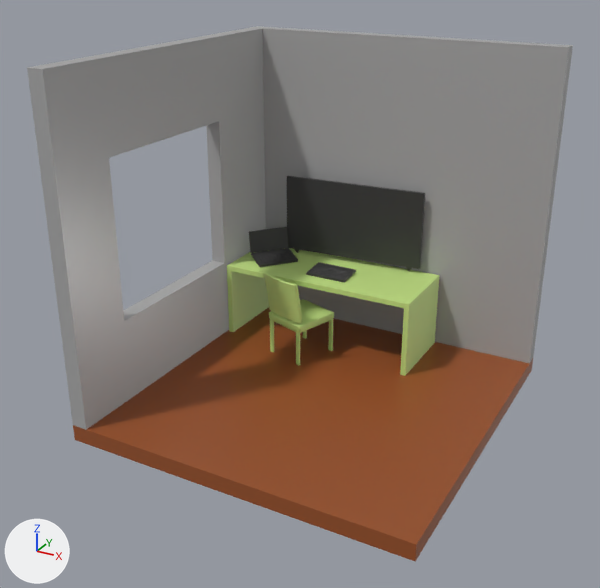
Renders of the glTF model public/room01x2.glb from each side of a commit.
Rendered twice from a camera (50 mm lens) standing at (3.01, -5.91, 3.91) and looking at (-0.16, -0.16, 1.03). The lights are fixed; the arrows at lower left show +X, +Y and +Z. Where no turn or scale is listed for an object, it has been applied to the vertices. Vertices at the same position are counted once.
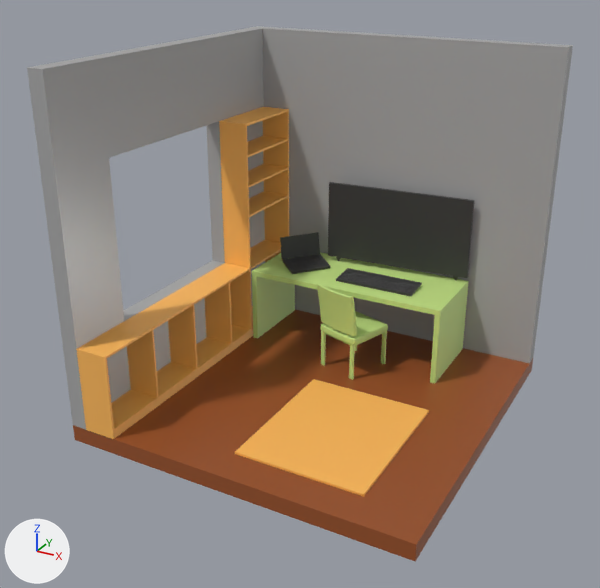
The edits, one by one:
Material 'mat01' (mat_mat01) is new.
Its base color is (1.0, 0.487, 0.103) (orange #ffb95a).
me_cube_003 is used by ob_cube_002; location (-0.432, 1.111, 0.777).
me_cube_003 had 668 vertices, 1112 faces and spanned x -0.21..0.21, y -0.262..0.004, z -0.025..0.018.
me_cube_003 now has 1336 vertices, 2224 faces and spans x -0.21..0.578, y -0.262..0.004, z -0.025..0.018.
me_cube_003 part 1: 308 vertices added at x 0.21..0.578, y -0.262..0.004, z -0.025..0.018.
Mesh me_cube_007 is new.
It has 93 vertices, 120 faces and spans x 0.0..0.3, y -2.2..0.79, z 0.0..2.23.
It uses material mat_mat01 (orange #ffb95a).
Mesh me_plane_005 is new.
It is a box spanning x -0.576..0.576, y -0.683..0.683, z 0.0..0.019.
It uses material mat_mat01 (orange #ffb95a).
Object 'Cube' (ob_cube) moves from (-0.474, 1.077, 0.0) to (-0.174, 1.077, 0.0).
Object 'Sphere.002' (ob_sphere_002) moves from (-0.702, 0.931, 0.0) to (-0.124, 0.931, 0.0).
Object 'Plane.003' (ob_plane_003) moves from (-0.398, 1.36, 0.75) to (0.092, 1.36, 0.75).
Object 'Cube.001' (ob_cube_001) moves from (-1.217, 1.111, 0.777) to (-0.841, 1.111, 0.777).
Object 'Cube.006' (ob_cube_006) is new; it shows me_cube_007.
Its location is (-1.5, 0.7, 0.0).
Object 'Plane.004' (ob_plane_004) is new; it shows me_plane_005.
Its location is (0.38, -0.507, 0.0).

Boxes [x1, y1, x2, y2] around the edits, measured in the pictures (600 x 588 px):
'Cube.006', added (orange)
    after: [76, 107, 289, 439]
'Plane.003', moved
    before: [287, 176, 425, 271]
    after: [328, 182, 475, 280]
'Cube', moved
    before: [227, 248, 440, 376]
    after: [252, 252, 469, 384]
'Plane.004', added (orange)
    after: [235, 379, 429, 496]
'Sphere.002', moved
    before: [264, 271, 334, 366]
    after: [317, 283, 388, 380]
'Cube.001', moved
    before: [249, 227, 298, 267]
    after: [280, 232, 330, 274]
'Cube.002', reshaped (71% wider, 38% taller)
    before: [306, 262, 356, 282]
    after: [336, 268, 422, 296]
part 1 of me_cube_003, added
    after: [375, 276, 422, 296]
